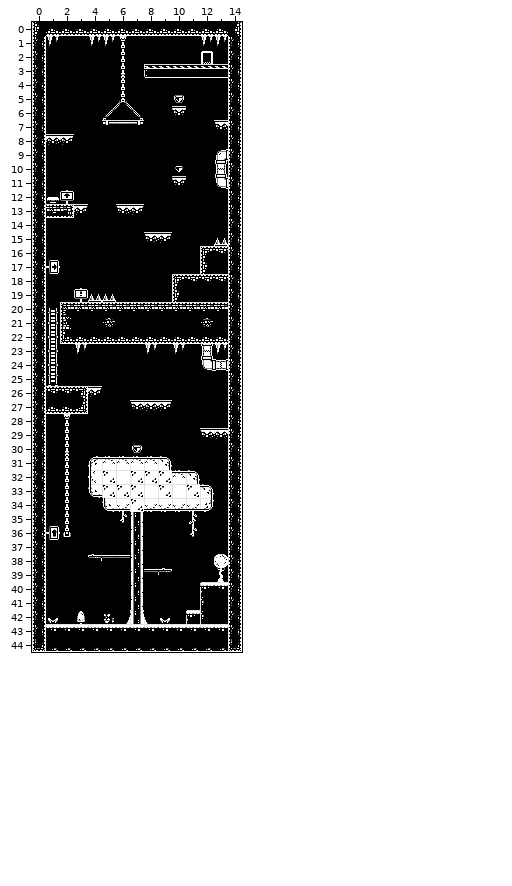
Tiled map: assets/tilemaps/LevelOne.tmx. This is how it looked before the edit.
Cells are 16x16 px. Shown: x 0..14, y 0..44.
The same view after the edit:
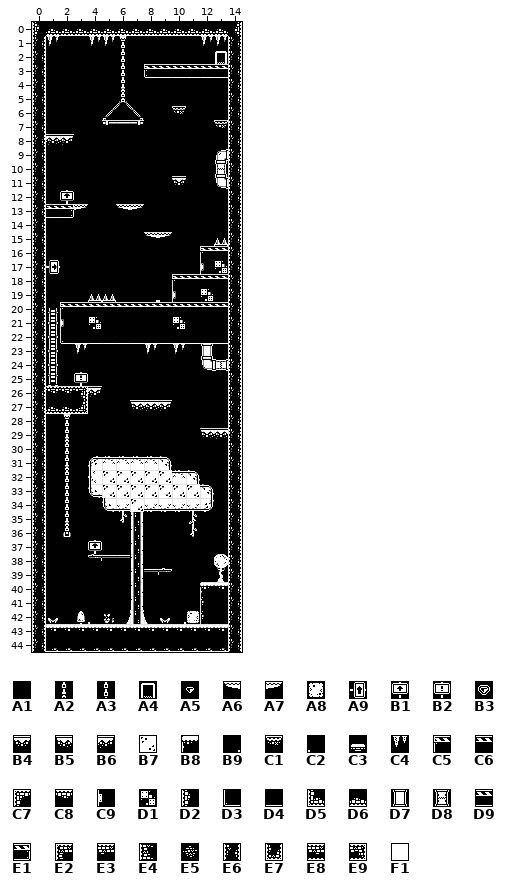
Key: from "one-bit-tiles": A1 0, A2 4, A3 23, A4 59, A5 62, A6 64, A7 66, A8 71, A9 72 turned 90, B1 74, B2 77, B3 82, B4 83, B5 84, B6 86, B7 108, B8 115, B9 134, C1 143, C2 154, C3 163, C4 166, C5 190, C6 191, C7 195, C8 196, C9 210, D1 211, D2 215, D3 230, D4 231, D5 235, D6 236, D7 247, D8 249, D9 251, E1 252, E2 275, E3 276, E4 295, E5 296, E6 298, E7 318, E8 336, E9 337, F1 375.
__ is an empty cell, .. an unchanged one.
Tiles of an added or newly shown layer are drawn over the layers below it.
From old to new:
--- layer "Platforms-n-Walls"
@@ x 6..6 @@
- 3 A2
- 4 A3
+ 3 __
+ 4 __
@@ x 10..13 @@
- 6 B4 .. .. ..
- 7 .. .. .. __
+ 6 C1 .. .. ..
+ 7 .. .. .. C1
@@ x 1..7 @@
-13 E8 E9 B6 .. .. B5 B6
+13 D9 E1 A7 .. .. A6 A7
@@ x 2..13 @@
-15 .. .. .. .. .. .. B5 B6 .. .. .. ..
-16 .. .. .. .. .. .. .. .. .. .. C7 C8
-17 .. .. .. .. .. .. .. .. .. .. D2 __
-18 .. .. .. .. .. .. .. .. C7 C8 C8 C8
-19 .. .. .. .. .. .. .. .. D2 .. __ ..
-20 E2 E3 E3 E3 E3 E3 E3 E3 E3 E3 E3 E3
-21 E4 .. __ E5 .. .. .. .. __ .. E5 ..
-22 D5 D6 D6 D6 D6 D6 D6 D6 D6 D6 D6 D6
-23 .. .. .. .. .. .. .. .. .. .. __ ..
+15 .. .. .. .. .. .. A6 A7 .. .. .. ..
+16 .. .. .. .. .. .. .. .. .. .. C5 C6
+17 .. .. .. .. .. .. .. .. .. .. C9 D1
+18 .. .. .. .. .. .. .. .. C5 C6 C6 C6
+19 .. .. .. .. .. .. .. .. C9 .. D1 ..
+20 C5 C6 C6 C6 C6 C6 C6 C6 C6 C6 C6 C6
+21 C9 .. D1 A1 .. .. .. .. D1 .. __ ..
+22 D3 D4 D4 D4 D4 D4 D4 D4 D4 D4 D4 D4
+23 .. .. .. .. .. .. .. .. .. .. D7 ..
@@ x 2..10 @@
-29 A3 .. .. .. .. .. .. .. ..
-30 A2 .. .. .. .. .. .. .. ..
-31 A3 .. .. .. .. .. .. .. ..
-32 .. .. .. .. F1 .. .. .. ..
-33 .. .. .. .. .. .. F1 .. F1
+29 __ .. .. .. .. .. .. .. ..
+30 __ .. .. .. .. .. .. .. ..
+31 __ .. .. .. .. .. .. .. ..
+32 .. .. .. .. B7 .. .. .. ..
+33 .. .. .. .. .. .. B7 .. B7
@@ x 2..2 @@
-35 A3
+35 __
@@ x 11..11 @@
-42 B8
+42 A8
@@ x 0..14 @@
-44 E7 .. .. .. .. .. .. .. .. .. .. .. .. .. E7
+44 E6 .. .. .. .. .. .. .. .. .. .. .. .. .. E6
--- layer "Deco"
@@ x 12..12 @@
- 2 A4
+ 2 __
@@ x 10..10 @@
- 5 B3
+ 5 __
@@ x 13..13 @@
- 7 B5
+ 7 __
@@ x 10..10 @@
-10 A5
+10 __
@@ x 1..1 @@
-12 C3
+12 __
@@ x 3..9 @@
-19 B2 .. .. .. .. __ __
+19 __ .. .. .. .. B9 C2
@@ x 12..13 @@
-23 D8 C4
+23 __ __
@@ x 3..3 @@
-25 __
+25 B2
@@ x 7..7 @@
-30 B3
+30 __
@@ x 1..4 @@
-36 A9 .. .. ..
-37 .. .. .. __
+36 __ .. .. ..
+37 .. .. .. B1
@@ x 4..10 @@
-42 __ .. .. .. .. .. __
+42 C2 .. .. .. .. .. B9
--- layer "Climbables" (added)
@@ x 6..6 @@
- 3 __
- 4 __
+ 3 A3
+ 4 A2
@@ x 2..2 @@
-29 __
-30 __
-31 __
+29 A2
+30 A3
+31 A2
@@ x 2..2 @@
-35 __
+35 A2
--- layer "Exit" (added)
@@ x 13..13 @@
- 2 __
+ 2 A4
